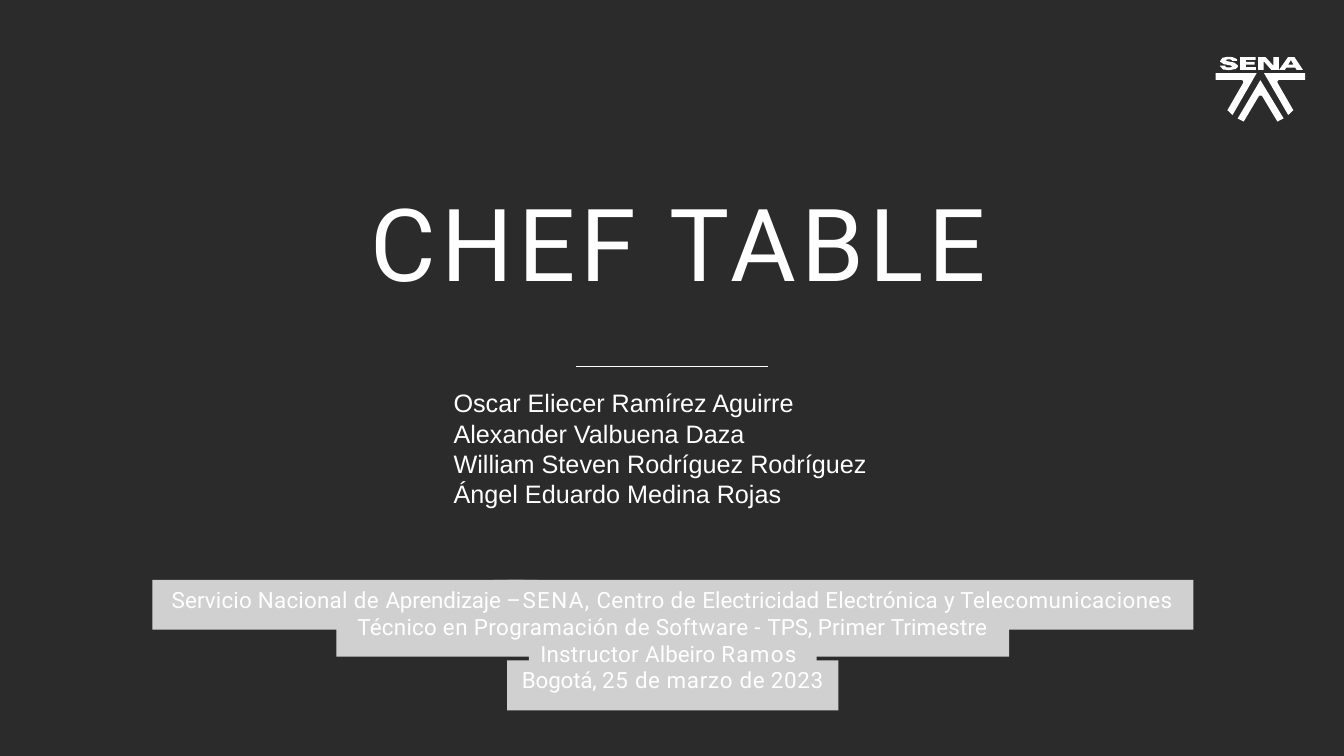
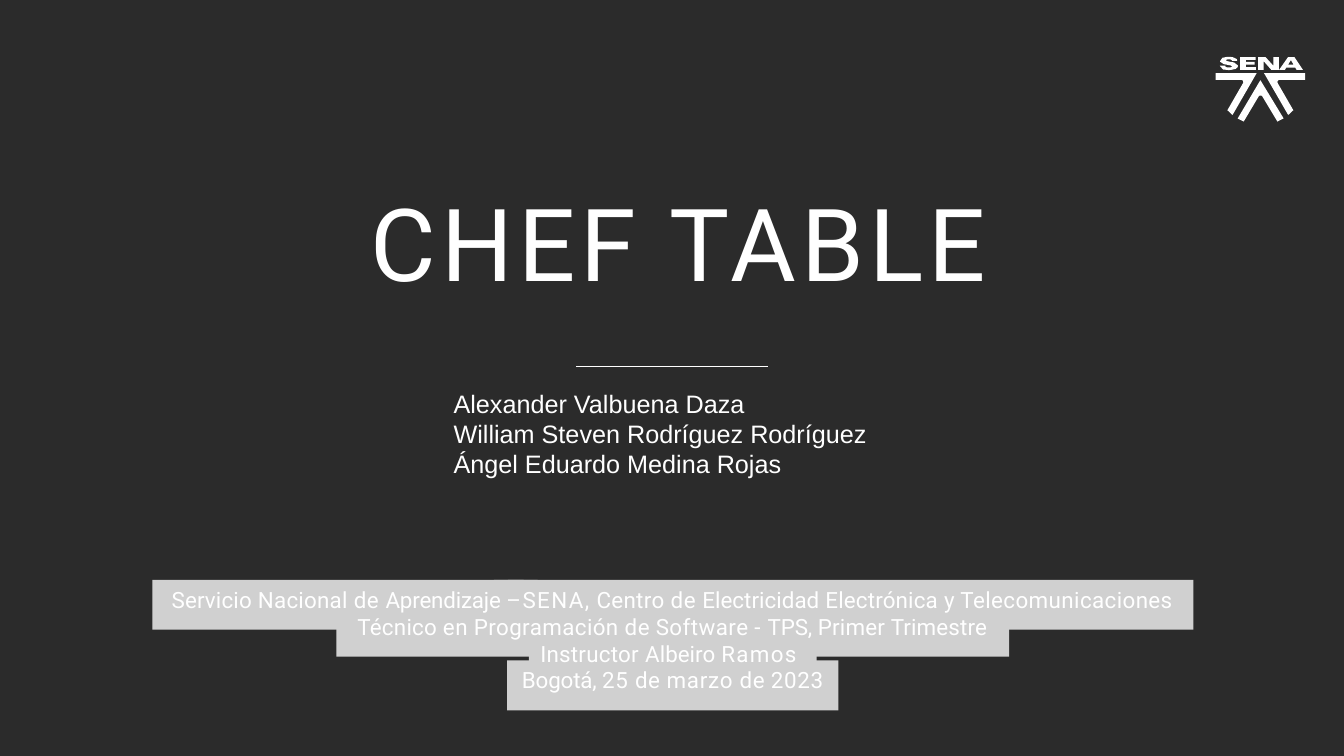
Before and after one commit to luckhazzard03/ADSO_N_2617510_G2R, a slide deck: slide 2 of trim_2/1_gestion_proyecto/2_levantamiento_informacion/DiapositivasPresentaciónproyecto.pptx. Drawn at 1344x756 pixels with LibreOffice and Linux fonts; fonts in the diff are those of the drawing; grey boxes stand for pictures; background and template pictures are left out; a plain dark background stands for a picture behind light text. Boxes give left, top, right and bottom in pixels: in the first picture for what was removed or moved away, otherwise in the second. Text is boxed around its words. In the diff, an @@ line names an element or a change of style, - is before the commit and + after.

```diff
--- a/trim_2/1_gestion_proyecto/2_levantamiento_informacion/DiapositivasPresentaciónproyecto.pptx
+++ b/trim_2/1_gestion_proyecto/2_levantamiento_informacion/DiapositivasPresentaciónproyecto.pptx
@@ text at <box>454,393,793,418</box>: paragraph removed @@
-Oscar Eliecer Ramírez Aguirre
```
Also in this commit, not shown: 4 other slides changed, 1 slide added, 1 slide removed, 14 other files.
